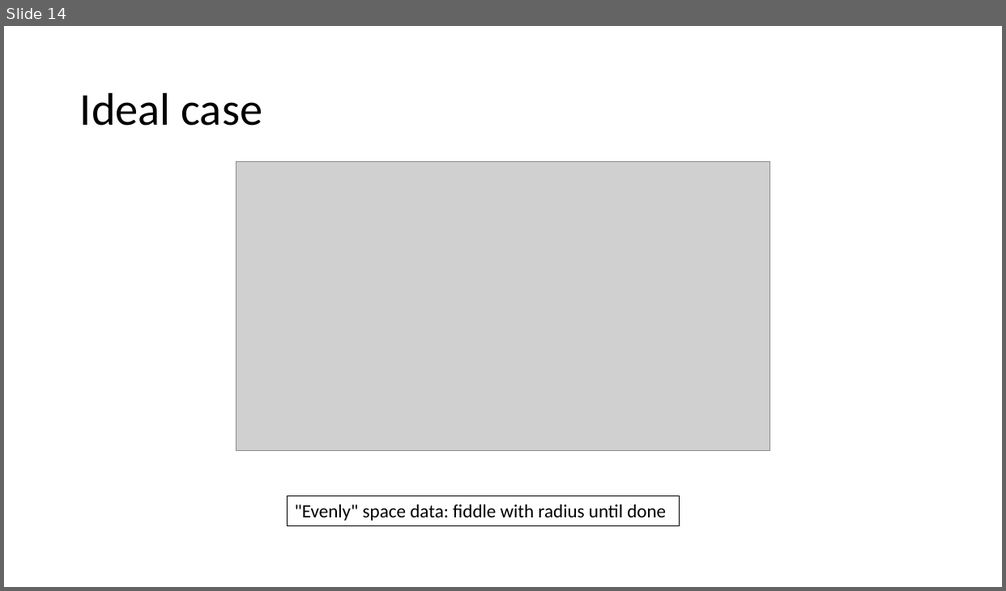
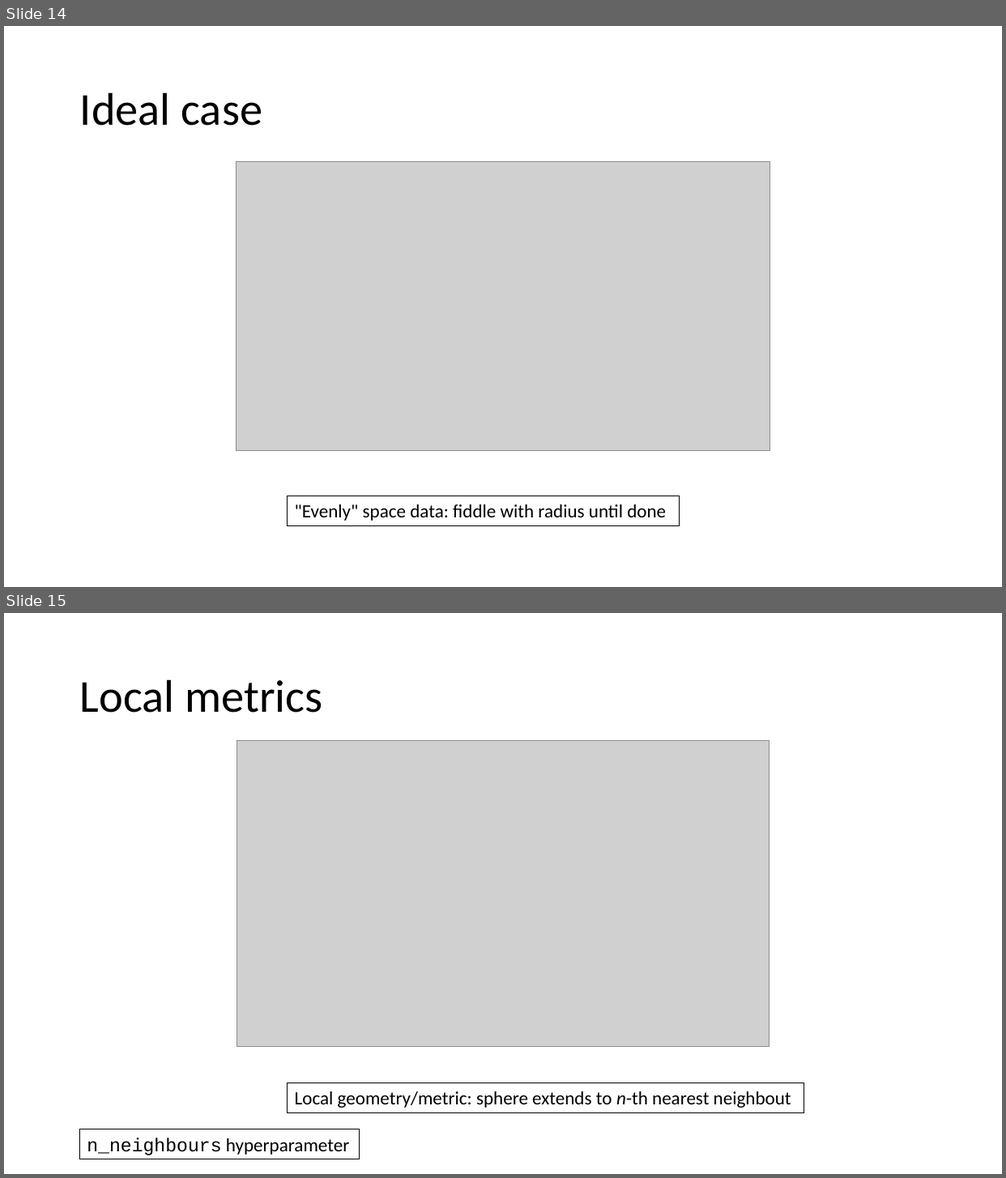
Before and after one commit to gjbex/Machine-learning-with-Python, a slide deck: dimensionality_reduction.pptx. Shown one above the other, each under a label of ours: slide 14 before the commit, slides 14 and 15 after it. The pictures are 1006x591 and 1006x1178 pixels, drawn with LibreOffice and Linux fonts; fonts in the diff are those of the drawing; grey boxes stand for pictures. Boxes give left, top, right and bottom in pixels: in the first picture for what was removed or moved away, otherwise in the second. Text is boxed around its words. In the diff, an @@ line names an element or a change of style, - is before the commit and + after.

```diff
--- a/dimensionality_reduction.pptx
+++ b/dimensionality_reduction.pptx
@@ slide 15 added at (4,613,1002,1174), background #FFFFFF @@
@@ title added at (80,679,323,713), 44 pt, text #000000 @@
+Local metrics
@@ picture added at (236,741,769,1046) @@
@@ rectangle added at (287,1083,803,1113), outline #000000 0.75 pt, 18 pt, text #000000 @@
+Local geometry/metric: sphere extends to n-th nearest neighbout
@@ rectangle added at (79,1130,360,1160), outline #000000 0.75 pt, 18 pt, text #000000 @@
+n_neighbours hyperparameter
```
Also in this commit, not shown: 4 other slides added.
